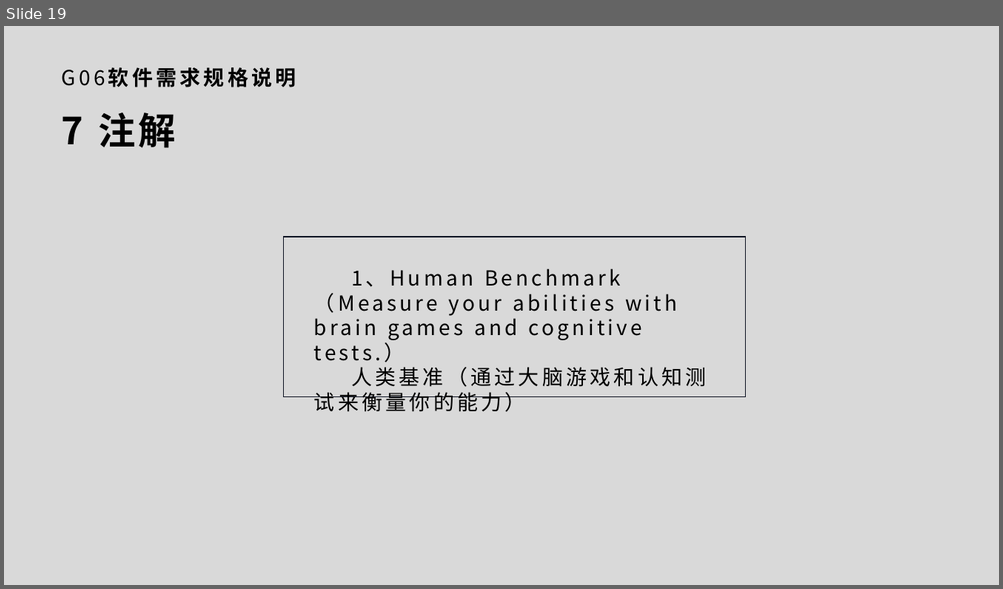
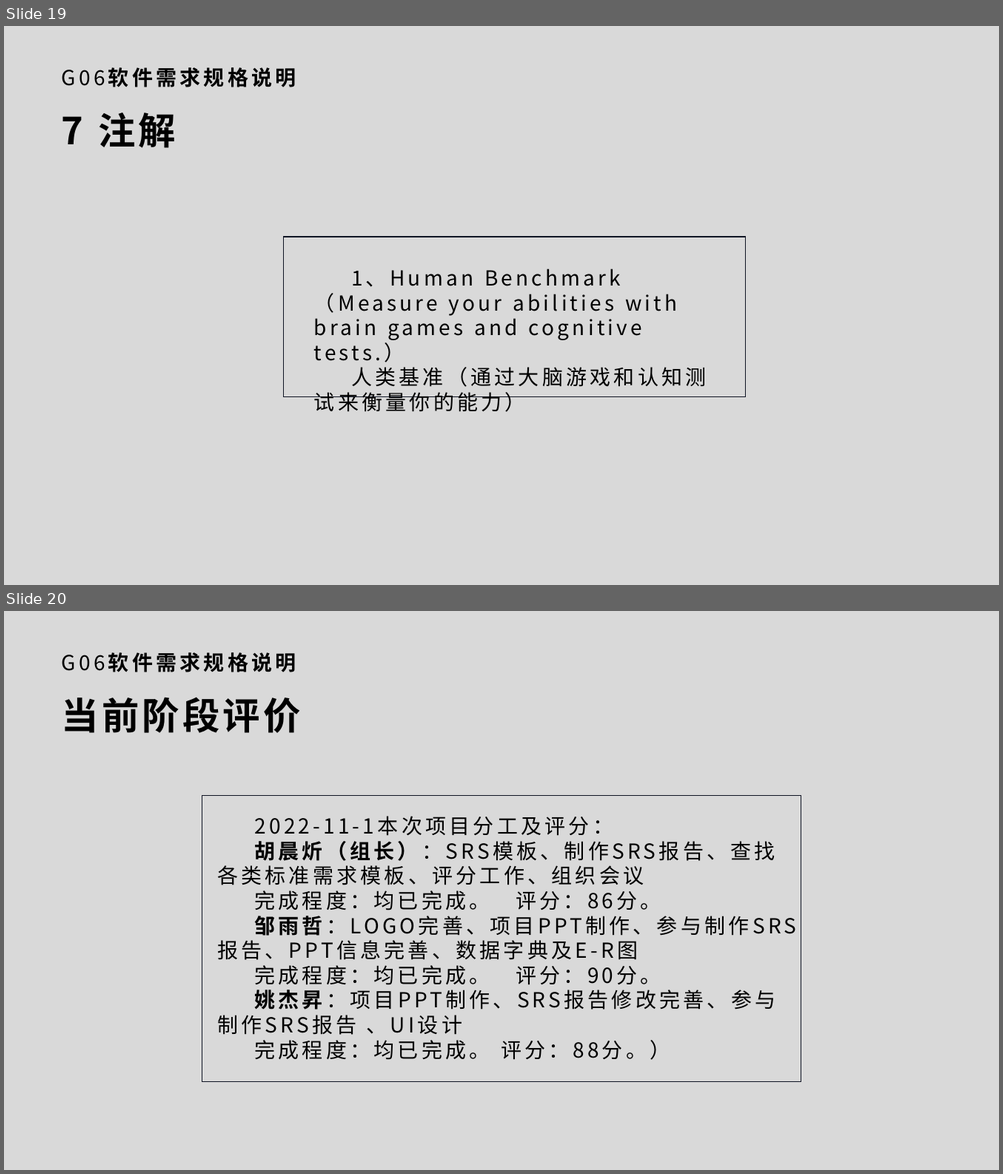
Before and after one commit to youhuyellowman/SE-2022-G06, a slide deck: 需求分析/软件需求规格说明（SRS）PPT.pptx. Shown one above the other, each under a label of ours: slide 19 before the commit, slides 19 and 20 after it. The pictures are 1003x589 and 1003x1174 pixels, drawn with LibreOffice and Linux fonts; fonts in the diff are those of the drawing. Boxes give left, top, right and bottom in pixels: in the first picture for what was removed or moved away, otherwise in the second. Text is boxed around its words. In the diff, an @@ line names an element or a change of style, - is before the commit and + after.

Commit message:
2022-11-01各文档修改

```diff
--- a/需求分析/软件需求规格说明（SRS）PPT.pptx
+++ b/需求分析/软件需求规格说明（SRS）PPT.pptx
@@ slide 20 added at box(4, 611, 999, 1170), background #D9D9D9 @@
@@ text added at box(54, 647, 306, 680), 20 pt, text #000000, bold @@
+G06软件需求规格说明
@@ text added at box(62, 697, 301, 733), 36 pt, text #000000, bold @@
+当前阶段评价
@@ rectangle added at box(202, 796, 800, 1082), outline #0F1423 1 pt @@
@@ text added at box(217, 816, 796, 1060), 20 pt, text #000000 @@
+2022-11-1本次项目分工及评分：
+胡晨炘（组长）：SRS模板、制作SRS报告、查找各类标准需求模板、评分工作、组织会议
+完成程度：均已完成。 评分：86分。
+邹雨哲：LOGO完善、项目PPT制作、参与制作SRS报告、PPT信息完善、数据字典及E-R图
+完成程度：均已完成。 评分：90分。
+姚杰昇：项目PPT制作、SRS报告修改完善、参与制作SRS报告 、UI设计
+完成程度：均已完成。 评分：88分。）
```
Also in this commit, not shown: 6 other files.
